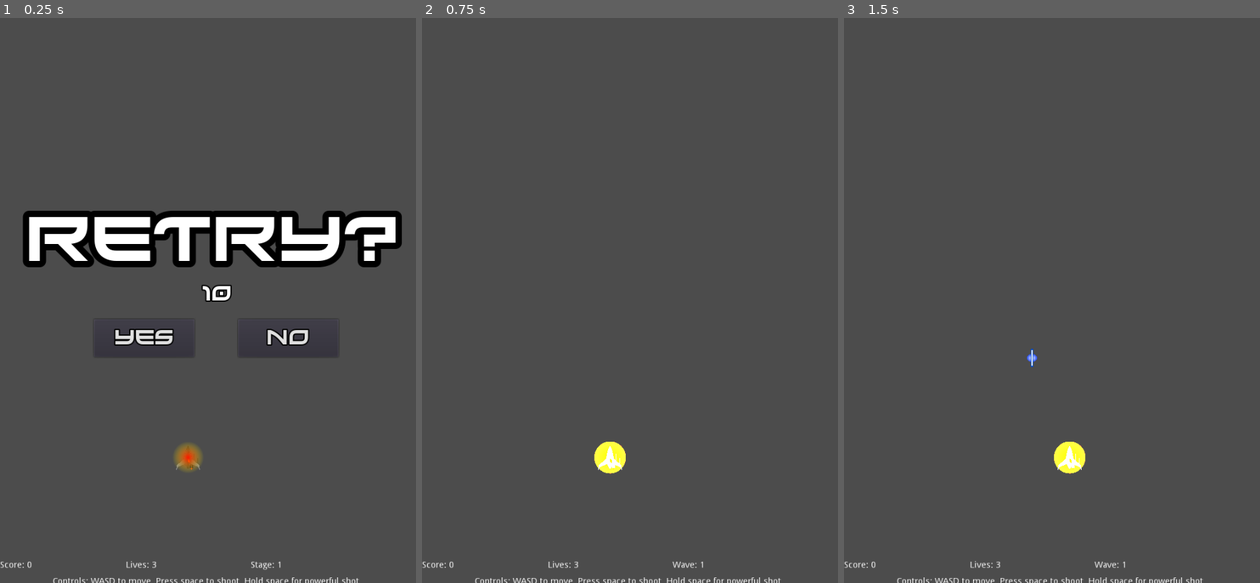
Above: before the commit, frames 1-3 (left to right).
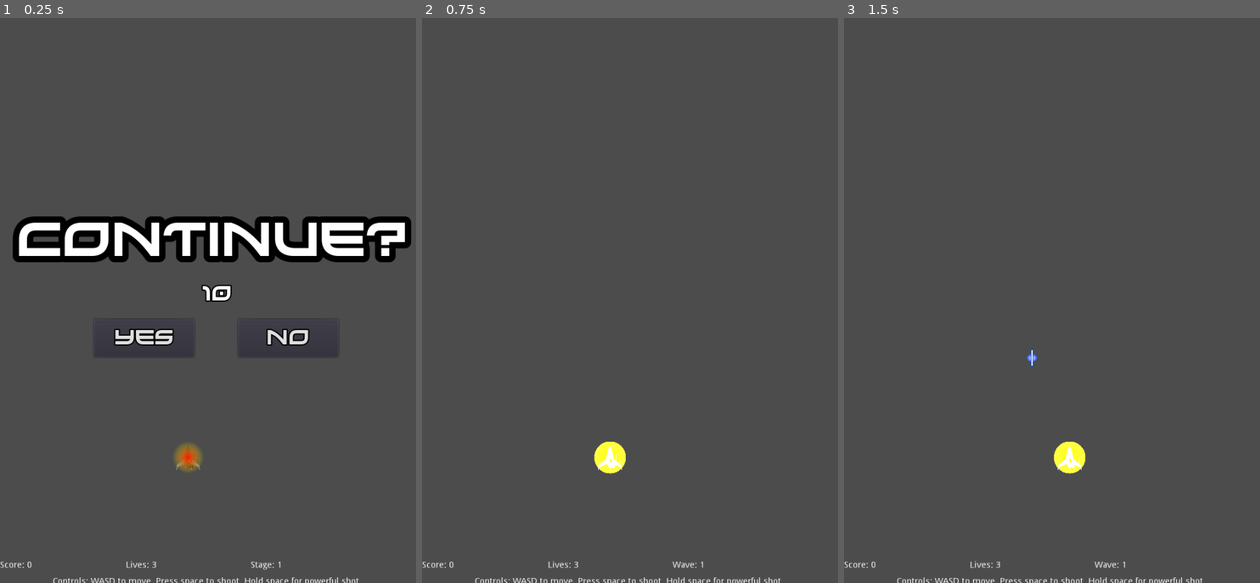
Above: after the commit, the same moments.

Repository: Imacds/ship-project-cs4700
Game: Godot game, scene res://Root.tscn
Two runs of this game, one before a commit and one after it. Both use one fixed random seed, a clock stepped at 60 frames per second and the inputs below.
Inputs:
- Up to frame 1 (0.25 s): no input
- Up to frame 2 (0.75 s): click "Yes" at 0.5 s
- Up to frame 3 (1.5 s): tap Space (shoot) at 1.25 s; hold D (move_right) from 1.28 s (still down); hold Space (shoot) from 1.28 s (still down)

The runs differ from the first frame. In frame 1, 6.5% of the frame differs, in the area x 3-99%, y 34-45%; in frame 2, nothing differs; in frame 3, nothing differs.

Commit message:
fix: countdown audio stops playing at some point chg: use word continue instead of retry as thats more descriptive

Diff:
--- a/scenes/RetryMenu.tscn
+++ b/scenes/RetryMenu.tscn
@@ -9,7 +9,7 @@
 [ext_resource path="res://scripts/ExitButton.gd" type="Script" id=7]
 
 [sub_resource type="DynamicFont" id=1]
-size = 100
+size = 75
 outline_size = 10
 outline_color = Color( 0, 0, 0, 1 )
 font_data = ExtResource( 2 )
@@ -37,7 +37,6 @@
 
 [node name="RetryMenu" type="ColorRect"]
 pause_mode = 2
-visible = false
 margin_top = 279.0
 margin_right = 675.0
 margin_bottom = 619.0
@@ -51,7 +50,7 @@
 size_flags_vertical = 2
 custom_fonts/font = SubResource( 1 )
 custom_colors/font_color = Color( 1, 1, 1, 1 )
-text = "Retry?"
+text = "Continue?"
 align = 1
 valign = 1
 
--- a/scripts/CountdownLabel.gd
+++ b/scripts/CountdownLabel.gd
@@ -19,6 +19,8 @@
 		exit_button.exit()
 	change_text(count)
 
-
 func change_text(text):
 	set_text(str(text))
+
+func stop_countdown():
+	$CountdownTimer.stop()
--- a/scripts/RetryButton.gd
+++ b/scripts/RetryButton.gd
@@ -2,9 +2,10 @@
 
 onready var ship = $"/root/Root/Ship"
 onready var scene_root = $"/root/Root"
+onready var timer = $"../CountdownLabel"
 
 func _on_RetryButton_pressed():
-	print('pressed')
 	ship.lives = ship.init_lives
 	scene_root.set_paused(false)
 	get_parent().hide()
+	timer.stop_countdown()
